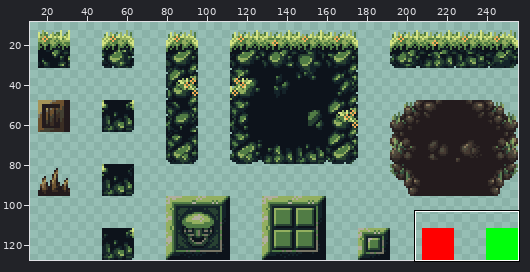
Sprite sheet -- Platformer_Engine/Game/maps/Taiga_Tileset.png. Above, an overview of the earlier version with the close-up marked.
Close-up. Before the edit:
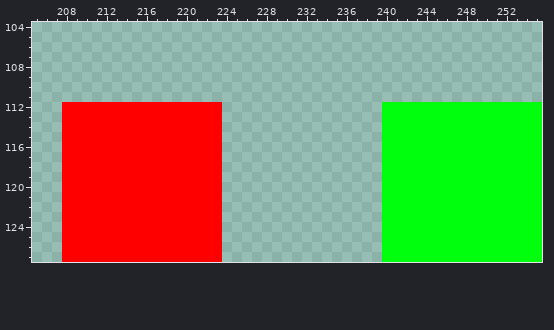
The file is 256x128 pixels. Colours within 5 levels of each other are drawn and written as one. Shown: x 205..255, y 104..127. The wide view leaves out empty margins.
After:
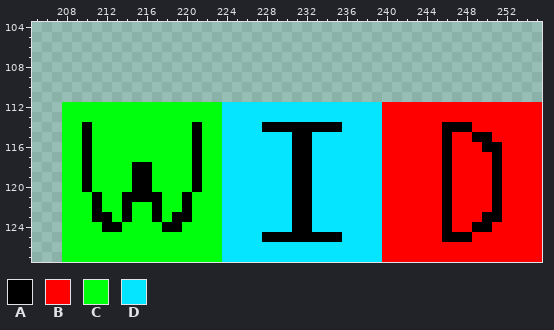
Palette (. is transparent): A #000000  B #ff0000  C #00ff0c  D #05e5ff
Changes in this commit:
The author put colour A in row 114 at x 228 to 235; in rows 115 to 124 at x 231 to 232; in row 125 at x 228 to 235.
Colour B becomes colour A in rows 114 to 117 at x 210 and 221; in rows 118 to 120 at x 210, 215 to 216 and 221; in row 121 at x 211, 214 to 217 and 220; in row 122 at x 211, 214, 217 and 220; in row 123 at x 211 to 212, 214, 217 and 219 to 220; in row 124 at x 212 to 213 and 218 to 219.
Colour C becomes colour A in row 114 at x 246 to 248; in row 115 at x 246 and 249 to 250; in row 116 at x 246 and 250 to 251; in rows 117 to 122 at x 246 and 251; in row 123 at x 246 and 250 to 251; in row 124 at x 246 and 249 to 250.
Colour C becomes colour A in row 125 at x 246 to 248.
Colour C becomes colour B in rows 112 to 113 at x 240 to 255; in row 114 at x 240 to 245 and 249 to 255; in row 115 at x 240 to 245, 247 to 248 and 251 to 255; in row 116 at x 240 to 245, 247 to 249 and 252 to 255; in rows 117 to 122 at x 240 to 245, 247 to 250 and 252 to 255; in row 123 at x 240 to 245, 247 to 249 and 252 to 255.
Colour C becomes colour B in row 124 at x 240 to 245, 247 to 248 and 251 to 255; in row 125 at x 240 to 245 and 249 to 255; in rows 126 to 127 at x 240 to 255.
Colour B becomes colour C in rows 112 to 113 at x 208 to 223; in rows 114 to 117 at x 208 to 209, 211 to 220 and 222 to 223; in rows 118 to 120 at x 208 to 209, 211 to 214, 217 to 220 and 222 to 223; in row 121 at x 208 to 210, 212 to 213, 218 to 219 and 221 to 223; in row 122 at x 208 to 210, 212 to 213, 215 to 216, 218 to 219 and 221 to 223; in row 123 at x 208 to 210, 213, 215 to 216, 218 and 221 to 223.
Colour B becomes colour C in row 124 at x 208 to 211, 214 to 217 and 220 to 223; in rows 125 to 127 at x 208 to 223.
The author put colour D in rows 112 to 113 at x 224 to 239; in row 114 at x 224 to 227 and 236 to 239; in rows 115 to 124 at x 224 to 230 and 233 to 239; in row 125 at x 224 to 227 and 236 to 239; in rows 126 to 127 at x 224 to 239.
Where, in picture pixels (left, top, right, bottom), the same in both close-ups:
changed: (62, 102, 542, 262)
